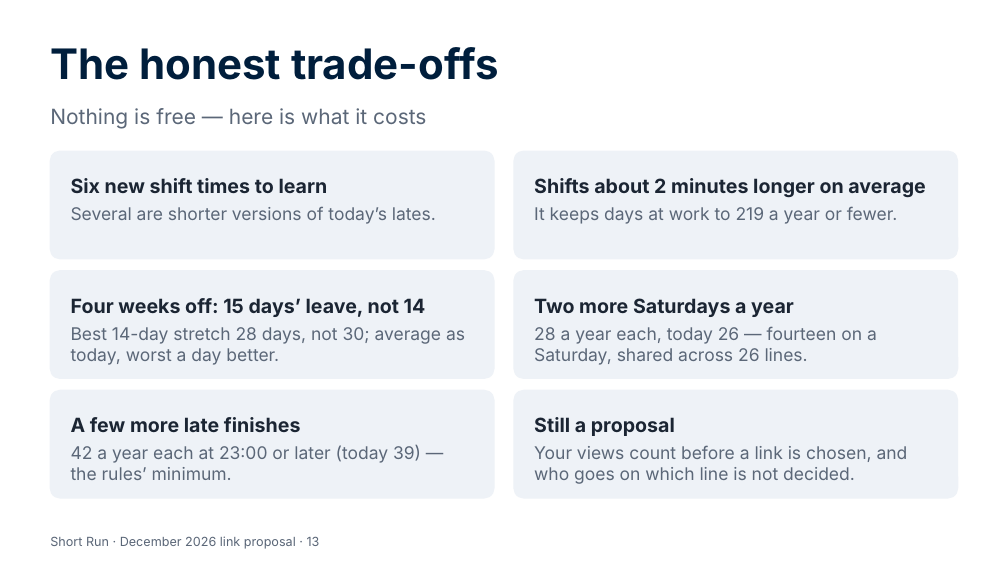
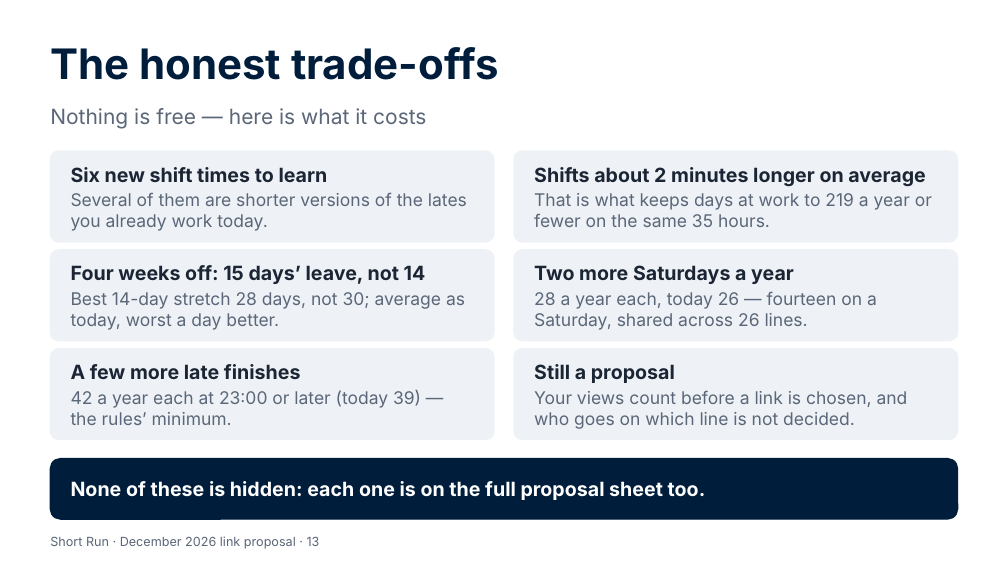
Before and after one commit to Garethdavidmiller/roster-app, a slide deck: slide 13 of docs/links-26/presentations/Short-Run-for-colleagues.pptx. Drawn at 1008x567 pixels with LibreOffice and Linux fonts; fonts in the diff are those of the drawing. Boxes give left, top, right and bottom in pixels: in the first picture for what was removed or moved away, otherwise in the second. Text is boxed around its words. In the diff, an @@ line names an element or a change of style, - is before the commit and + after.

```diff
--- a/docs/links-26/presentations/Short-Run-for-colleagues.pptx
+++ b/docs/links-26/presentations/Short-Run-for-colleagues.pptx
@@ rounded rectangle: place and size @@
-rounded rectangle at [50,151,494,259]
+rounded rectangle at [50,151,494,242]
@@ text "Six new shift times to ...": place and size @@
-text "Six new shift times to ..." at [71,178,328,193]
+text "Six new shift times to ..." at [71,167,328,182]
@@ rounded rectangle: place and size @@
-rounded rectangle at [514,151,958,259]
+rounded rectangle at [514,151,958,242]
@@ text "Shifts about 2 minutes longer ...": place and size @@
-text "Shifts about 2 minutes longer ..." at [534,178,925,198]
+text "Shifts about 2 minutes longer ..." at [534,167,925,187]
@@ text at [71,192,467,231]: text changed @@
-Several are shorter versions of today’s lates.
+Several of them are shorter versions of the lates you already work today.
@@ text at [534,193,932,227]: text changed @@
-It keeps days at work to 219 a year or fewer.
+That is what keeps days at work to 219 a year or fewer on the same 35 hours.
@@ rounded rectangle: place and size @@
-rounded rectangle at [50,271,494,379]
+rounded rectangle at [50,250,494,341]
@@ text "Four weeks off: 15 days’ ...": place and size @@
-text "Four weeks off: 15 days’ ..." at [71,298,426,317]
+text "Four weeks off: 15 days’ ..." at [71,265,426,284]
@@ rounded rectangle: place and size @@
-rounded rectangle at [514,271,958,379]
+rounded rectangle at [514,250,958,341]
@@ text "Two more Saturdays a year": place and size @@
-text "Two more Saturdays a year" at [534,298,794,317]
+text "Two more Saturdays a year" at [534,265,794,284]
@@ text "Best 14-day stretch 28 days, ...": place and size @@
-text "Best 14-day stretch 28 days, ..." at [71,327,465,365]
+text "Best 14-day stretch 28 days, ..." at [71,292,465,330]
@@ text "28 a year each, today ...": place and size @@
-text "28 a year each, today ..." at [534,326,877,365]
+text "28 a year each, today ..." at [534,291,877,330]
@@ rounded rectangle: place and size @@
-rounded rectangle at [50,390,494,498]
+rounded rectangle at [50,349,494,439]
@@ text "A few more late finishes": place and size @@
-text "A few more late finishes" at [71,417,301,432]
+text "A few more late finishes" at [71,364,301,379]
@@ rounded rectangle: place and size @@
-rounded rectangle at [514,390,958,498]
+rounded rectangle at [514,349,958,439]
@@ text "Still a proposal": place and size @@
-text "Still a proposal" at [534,417,675,436]
+text "Still a proposal" at [534,364,675,383]
@@ text "42 a year each at ...": place and size @@
-text "42 a year each at ..." at [71,445,421,480]
+text "42 a year each at ..." at [71,390,421,425]
@@ text "Your views count before a ...": place and size @@
-text "Your views count before a ..." at [534,445,908,484]
+text "Your views count before a ..." at [534,390,908,429]
@@ rounded rectangle added at [50,459,958,519], fill #001E3C, outline #001E3C 1 pt @@
@@ text added at [71,481,706,500], 14 pt, text #FFFFFF, bold @@
+None of these is hidden: each one is on the full proposal sheet too.
```
Also in this commit, not shown: 12 other slides changed, 17 other files.
